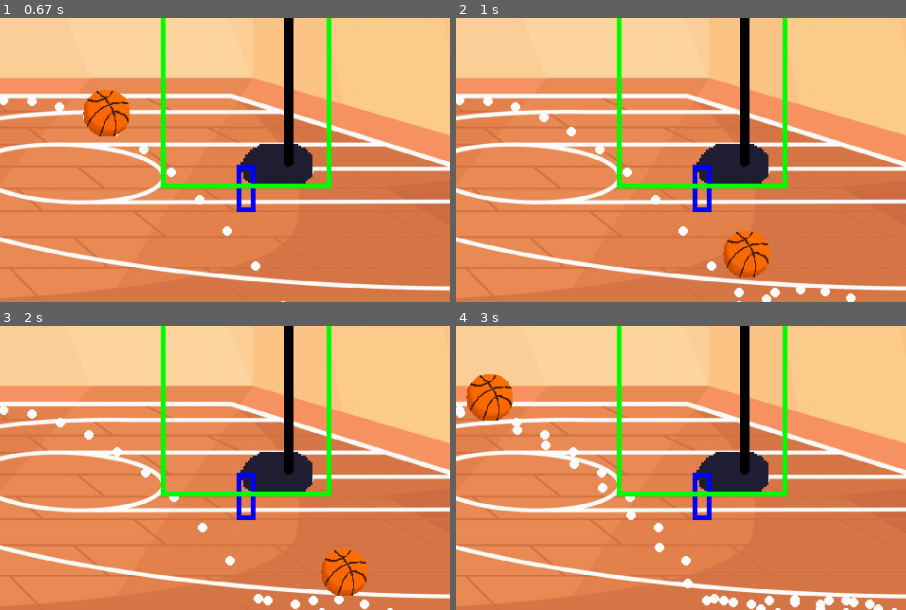
Above: before the commit, frames 1-4 (two rows, left to right).
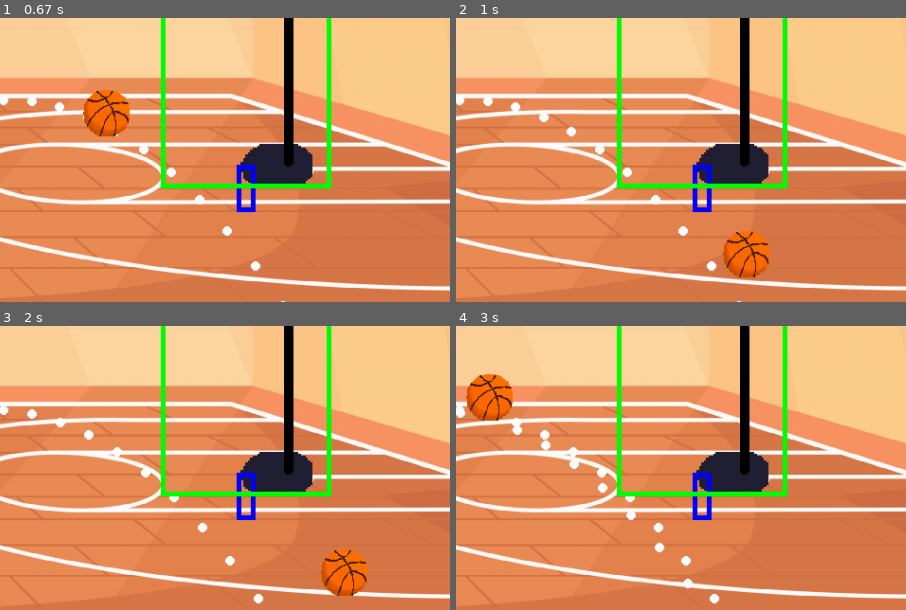
Above: after the commit, the same moments.

Repository: PaulGournay/pygame_basketball
Game: pygame game, started from main.py
Two runs of this game, one before a commit and one after it. Both use one fixed random seed, a clock stepped at 60 frames per second and the inputs below.
Inputs:
- Up to frame 1 (0.67 s): tap Space at 0.33 s
- Up to frame 2 (1 s): no input
- Up to frame 3 (2 s): hold Up 1.17-1.63 s; tap Space at 1.23, 1.53, 1.73 s; hold Right from 1.67 s (still down)
- Up to frame 4 (3 s): tap Space at 2.03, 2.8 s; release Right at 2.13 s; hold Down from 2.73 s (still down)
The pictures show only the part of the screen within x 48-98%, y 50-100%; the shares and areas given below are measured in that part.

Frame 1 is identical in both runs. In frame 2, 0.4% of the frame differs, in the area x 61-89%, y 94-100%; in frame 3, 0.3%; in frame 4, 0.8%, in the area x 54-99%, y 94-100%.

Commit message:
bounce test

Diff:
--- a/main.py
+++ b/main.py
@@ -52,6 +52,7 @@
 angle = 10.0
 speed = 10.0
 trajectory = False
+bouncetest=False
 
 # text
 color = 'black'
@@ -89,9 +90,10 @@
             text1 = my_font.render("Angle : {} ".format(angle), True, color)
             text2 = my_font.render("Speed : {}".format(speed), True, color)
     for time2 in range(0,60,3):
-        x_pre = (x_ini+40 + math.cos(math.radians(angle)) * speed * time2)
-        y_pre = (y_ini+40 - (math.sin(math.radians(angle)) * speed * time2) + 0.5 * gravity * time2 ** 2)
-        pygame.draw.circle(back_ground_surf,'white',(x_pre,y_pre),5)
+        if bouncetest==False:
+            x_pre = (x_ini+40 + math.cos(math.radians(angle)) * speed * time2)
+            y_pre = (y_ini+40 - (math.sin(math.radians(angle)) * speed * time2) + 0.5 * gravity * time2 ** 2)
+            pygame.draw.circle(back_ground_surf,'white',(x_pre,y_pre),5)
 
     mouse = pygame.mouse
     if mouse.get_pressed()[0]:
@@ -106,6 +108,7 @@
         if y_val + ball_surf.get_height() >= back_ground_surf.get_height()+10:
             # Implement bounce
             bounce_sound.play()
+            bouncetest=True
             bounce_count+=1
             y_val = back_ground_surf.get_height() - ball_surf.get_height()
             speed *= retention  # Reduce speed due to bounce
@@ -114,12 +117,13 @@
             y_ini = y_val
             time = 0
             print(bounce_count)
-        elif ball_rect.colliderect(hitbox_hopper_rect1) or ball_rect.colliderect(hitbox_hopper_rect2):
-            # Implement bounce
+        if ball_rect.colliderect(hitbox_hopper_rect1) or ball_rect.colliderect(hitbox_hopper_rect2):
+            # Implement bounce or any other action
             bounce_sound.play()
+            bouncetest=True
             bounce_count += 1
-            y_val = back_ground_surf.get_height() - ball_surf.get_height()
-            speed *= retention  # Reduce speed due to bounce
+            y_val = hopper_rect.top - ball_surf.get_height()-30  # Set y_val to the top of the hopper hitbox
+            speed *= 0.7  # Reduce speed due to bounce
             angle = -angle  # Reverse angle (simulate bounce)
             x_ini = x_val
             y_ini = y_val
@@ -141,6 +145,7 @@
             y_ini = player_rect.y + 50
             time = 0
             bounce_count=0
+            bouncetest=False
         time += 1  # Increment time
 
     ball_rect.center = (x_val, y_val)
